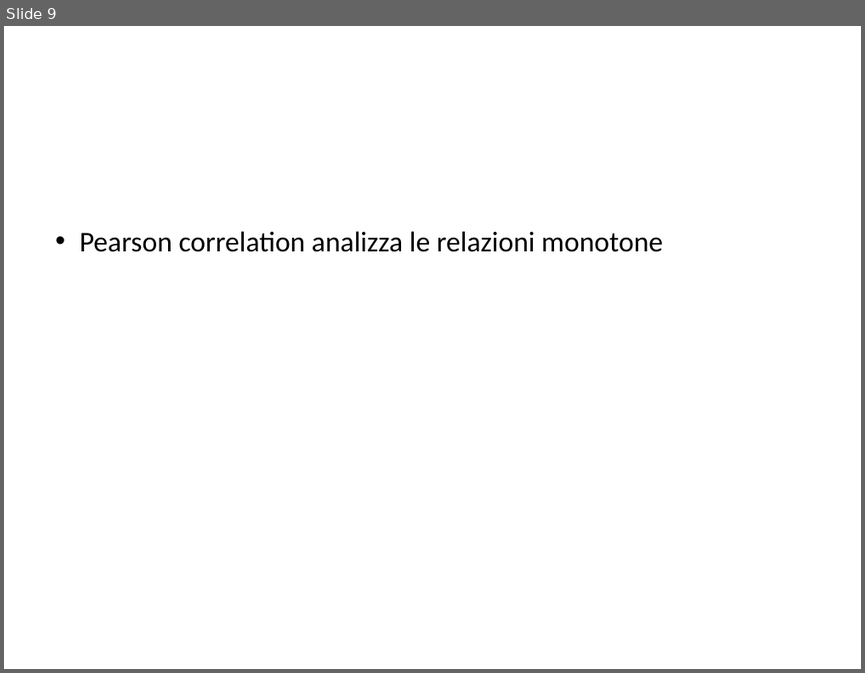
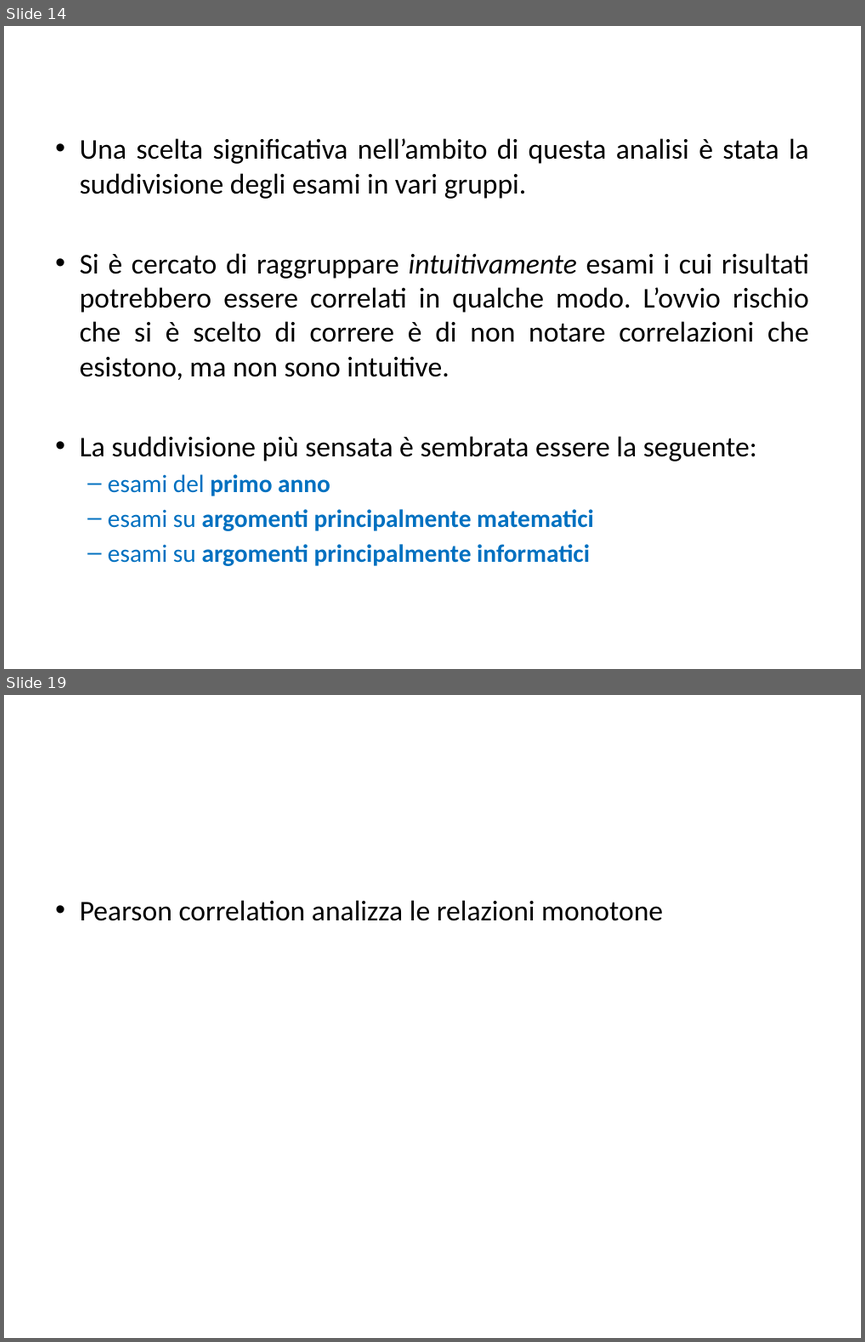
Before and after one commit to BlacknDecker/unifi, a slide deck: relazione.pptx. Shown one above the other, each under a label of ours: slide 9 before the commit, slides 14 and 19 after it; the slides between them are not shown. The pictures are 865x673 and 865x1342 pixels, drawn with LibreOffice and Linux fonts; fonts in the diff are those of the drawing; background and template pictures are left out. Boxes give left, top, right and bottom in pixels: in the first picture for what was removed or moved away, otherwise in the second. Text is boxed around its words. In the diff, an @@ line names an element or a change of style, - is before the commit and + after.

```diff
--- a/relazione.pptx
+++ b/relazione.pptx
@@ slide 14 added at (x1=4, y1=26, x2=861, y2=669), background #FFFFFF @@
@@ text added at (x1=80, y1=138, x2=809, y2=566), 24 pt, text #000000 @@
+• Una scelta significativa nell’ambito di questa analisi è stata la suddivisione degli esami in vari gruppi.
+• Si è cercato di raggruppare intuitivamente esami i cui risultati potrebbero essere correlati in qualche modo. L’ovvio rischio che si è scelto di correre è di non notare correlazioni che esistono, ma non sono intuitive.
+• La suddivisione più sensata è sembrata essere la seguente:
+  – esami del primo anno
+  – esami su argomenti principalmente matematici
+  – esami su argomenti principalmente informatici
@@ text added at (x1=226, y1=174, x2=654, y2=274), 24 pt, text #FFFFFF, bold @@
+DATA UNDERSTANDING: GRUPPI DI ESAMI
@@ what was slide 9 is now slide 19 @@
```
Also in this commit, not shown: 2 slides changed, 9 other slides added.
